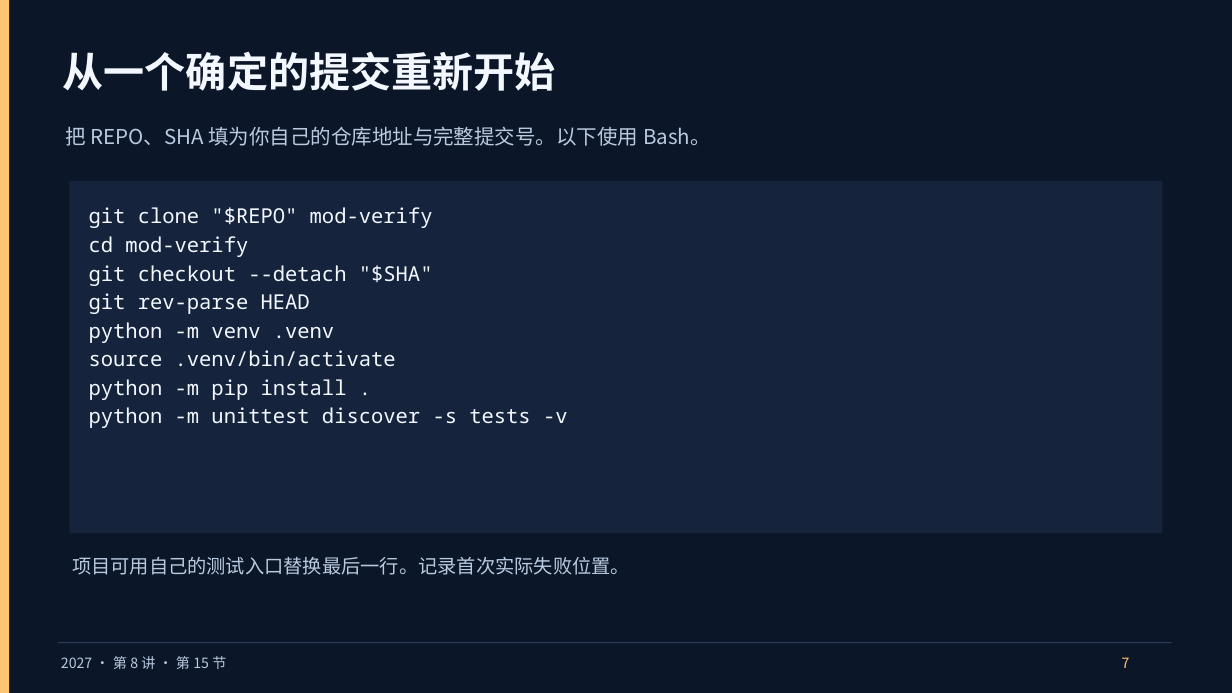
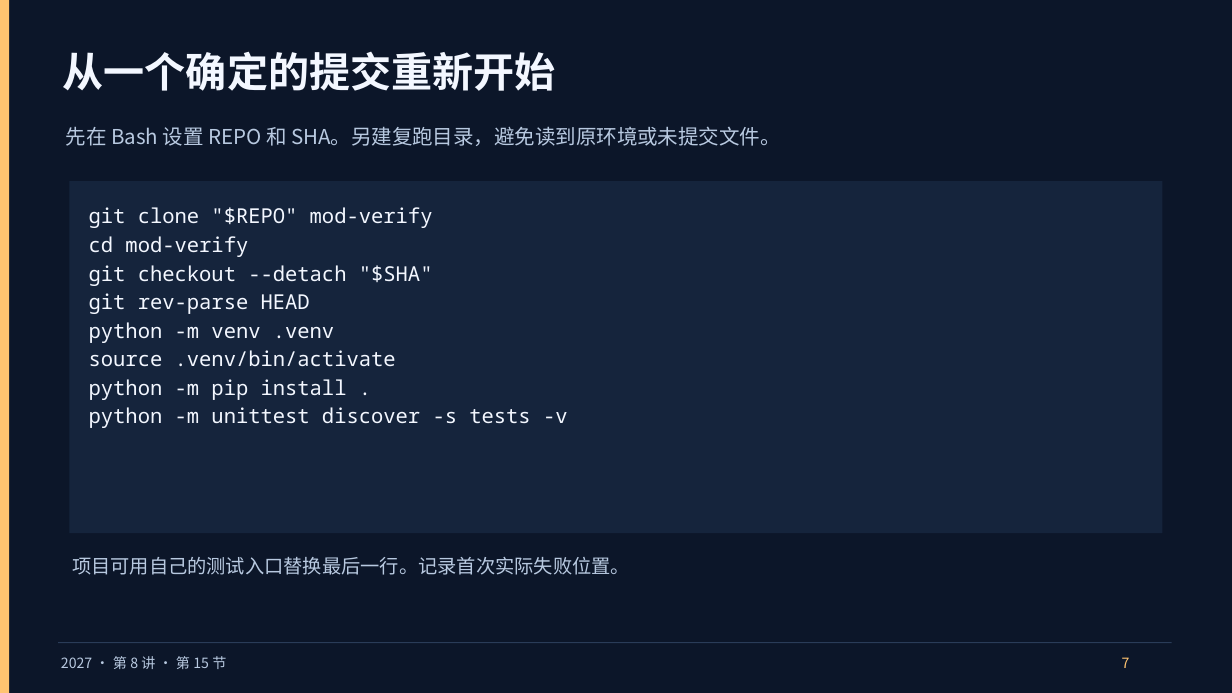
Before and after one commit to vLLM-HUST/intro-to-llm-inference-engines, a slide deck: slide 7 of build/slides/2027/lectures-8-pptx/第08讲_MOD复现验收与个人答辩.pptx. Drawn at 1232x693 pixels with LibreOffice and Linux fonts; fonts in the diff are those of the drawing. Boxes give left, top, right and bottom in pixels: in the first picture for what was removed or moved away, otherwise in the second. Text is boxed around its words. In the diff, an @@ line names an element or a change of style, - is before the commit and + after.

```diff
--- a/build/slides/2027/lectures-8-pptx/第08讲_MOD复现验收与个人答辩.pptx
+++ b/build/slides/2027/lectures-8-pptx/第08讲_MOD复现验收与个人答辩.pptx
@@ text at <box>66,126,781,146</box>: text changed @@
-把 REPO、SHA 填为你自己的仓库地址与完整提交号。以下使用 Bash。
+先在 Bash 设置 REPO 和 SHA。另建复跑目录，避免读到原环境或未提交文件。
```
Also in this commit, not shown: 2 other slides changed, 10 other files.
